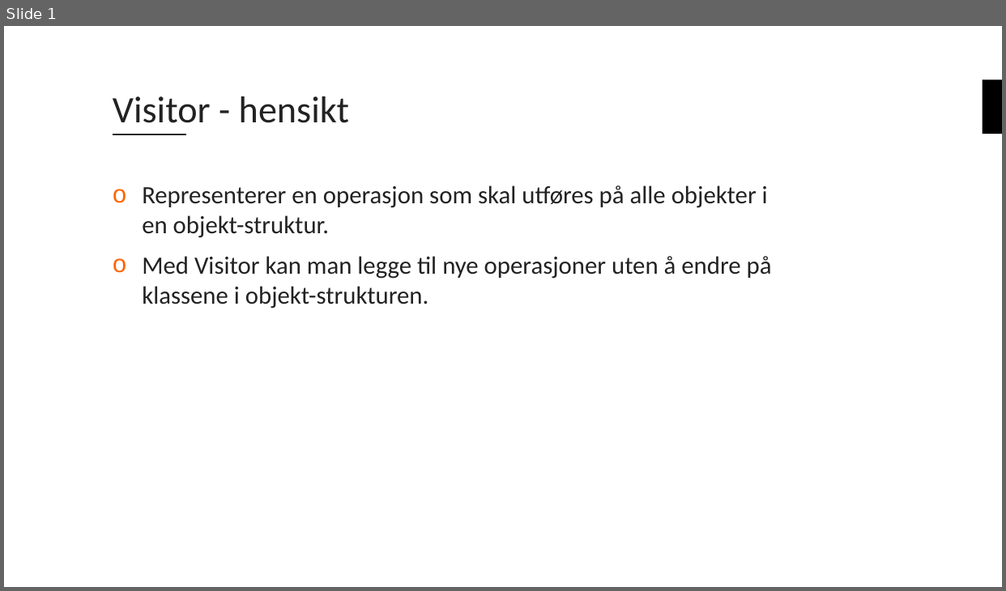
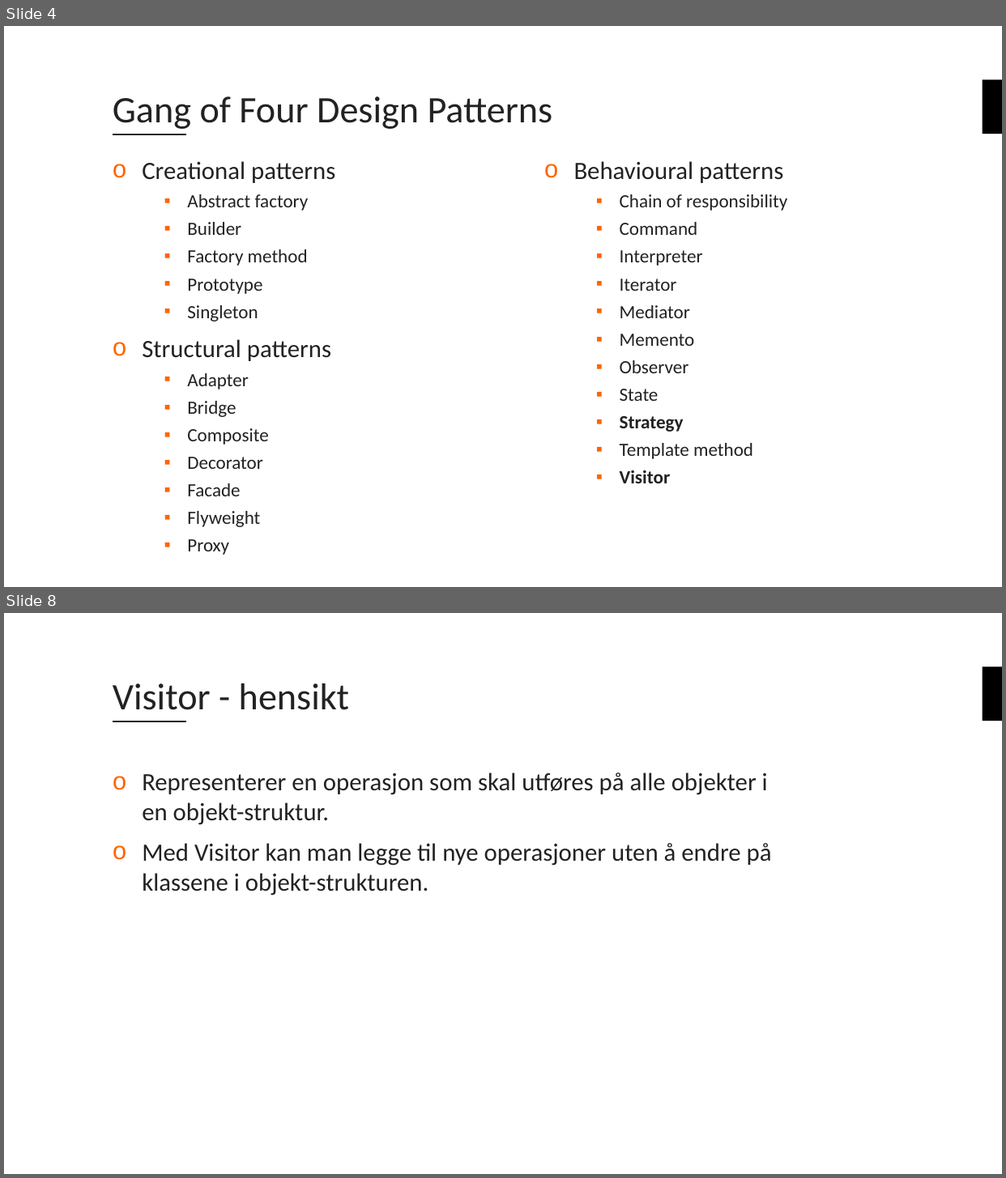
Before and after one commit to bouvet/VisitorAndStrategyPattern, a slide deck: Presentasjon.pptx. Shown one above the other, each under a label of ours: slide 1 before the commit, slides 4 and 8 after it; the slides between them are not shown. The pictures are 1006x591 and 1006x1178 pixels, drawn with LibreOffice and Linux fonts; fonts in the diff are those of the drawing; background and template pictures are left out. Boxes give left, top, right and bottom in pixels: in the first picture for what was removed or moved away, otherwise in the second. Text is boxed around its words. In the diff, an @@ line names an element or a change of style, - is before the commit and + after.

```diff
--- a/Presentasjon.pptx
+++ b/Presentasjon.pptx
@@ slide 4 added at (x1=4, y1=26, x2=1002, y2=587), background #FFFFFF; not listed: 2 template elements that a slide beside it also shows @@
@@ title added at (x1=113, y1=96, x2=553, y2=129), 36 pt, text #222222 @@
+Gang of Four Design Patterns
@@ text added at (x1=142, y1=161, x2=335, y2=555), 18 pt, text #222222 @@
+o Creational patterns
+    ▪ Abstract factory
+    ▪ Builder
+    ▪ Factory method
+    ▪ Prototype
+    ▪ Singleton
+o Structural patterns
+    ▪ Adapter
+    ▪ Bridge
+    ▪ Composite
+    ▪ Decorator
+    ▪ Facade
+    ▪ Flyweight
+    ▪ Proxy
@@ text added at (x1=574, y1=161, x2=787, y2=484), 18 pt, text #222222 @@
+o Behavioural patterns
+    ▪ Chain of responsibility
+    ▪ Command
+    ▪ Interpreter
+    ▪ Iterator
+    ▪ Mediator
+    ▪ Memento
+    ▪ Observer
+    ▪ State
+    ▪ Strategy
+    ▪ Template method
+    ▪ Visitor
@@ what was slide 1 is now slide 8 @@
```
Also in this commit, not shown: 9 other slides added.
